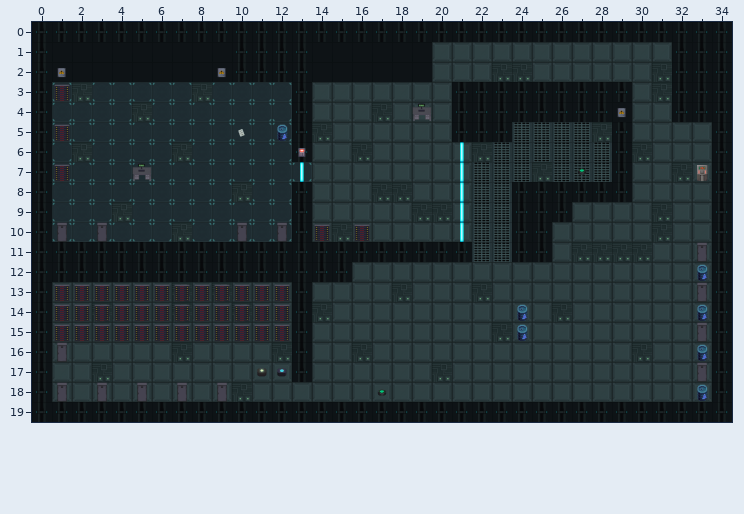
Tiled map -- assets/maps/tutorial_mapa.tmx. The picture above is the old version.
Cells are 111x111 px. Shown: x 0..34, y 0..19.
Now the later version:
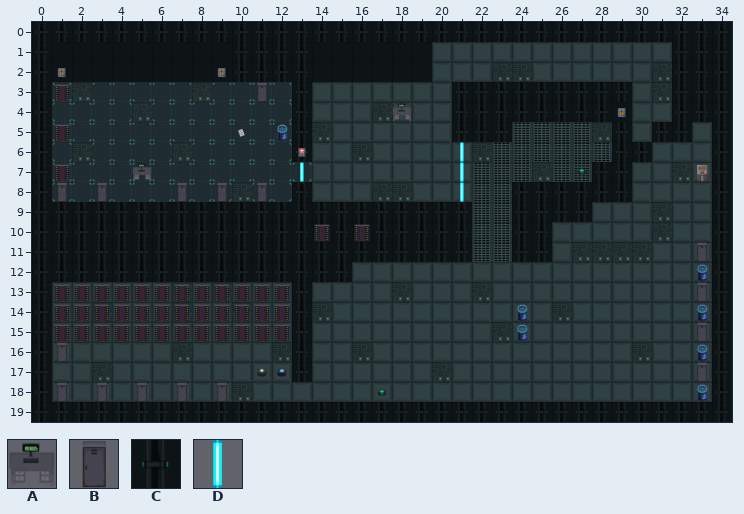
Key: from "Tilemap": A 5, B 13, C 14, D 15.
_ is an empty cell.
Objects are placed by their top-left corner, in cells (3,4 is the top-left corner of cell 3,4); size is 1x1 cell unless given.
Edits made:
{"where": "layer \"wall\""}
{"y":4,"x":19,"old":"A","new":"_"}
{"y":5,"x":31,"old":"__","new":"CC"}
{"y":6,"x":30,"old":"_","new":"C"}
{"y":7,"x":28,"old":"_","new":"C"}
{"y":9,"x":1,"old":"____________","new":"CCCCCCCCCCCC"}
{"y":9,"x":14,"old":"________","new":"CCCCCCCC"}
{"y":9,"x":27,"old":"_","new":"C"}
{"y":10,"x":1,"old":"____________","new":"CCCCCCCCCCCC"}
{"y":10,"x":14,"old":"________","new":"CCCCCCCC"}
{"where": "layer \"decoration\""}
{"y":3,"x":11,"old":"_","new":"B"}
{"y":4,"x":18,"old":"_","new":"A"}
{"y":8,"x":1,"old":"_","new":"B"}
{"y":8,"x":3,"old":"_","new":"B"}
{"y":8,"x":7,"old":"_","new":"B"}
{"y":8,"x":9,"old":"_","new":"B"}
{"y":8,"x":11,"old":"_","new":"B"}
{"y":10,"x":1,"old":"B","new":"_"}
{"y":10,"x":3,"old":"B","new":"_"}
{"y":10,"x":10,"old":"B","new":"_"}
{"y":10,"x":12,"old":"B","new":"_"}
{"where": "layer \"objects\""}
{"was": "D \"Laser5\" at 21,9"}
{"was": "D \"Laser6\" at 21,10"}
{"label":"added","picture_box":[257,82,267,102]}
{"label":"changed","picture_box":[392,103,431,121]}
{"label":"added","picture_box":[632,122,692,162]}
{"label":"added","picture_box":[592,162,612,182]}
{"label":"changed","picture_box":[52,182,292,242]}
{"label":"changed","picture_box":[312,202,472,242]}
{"label":"added","picture_box":[572,202,592,222]}
